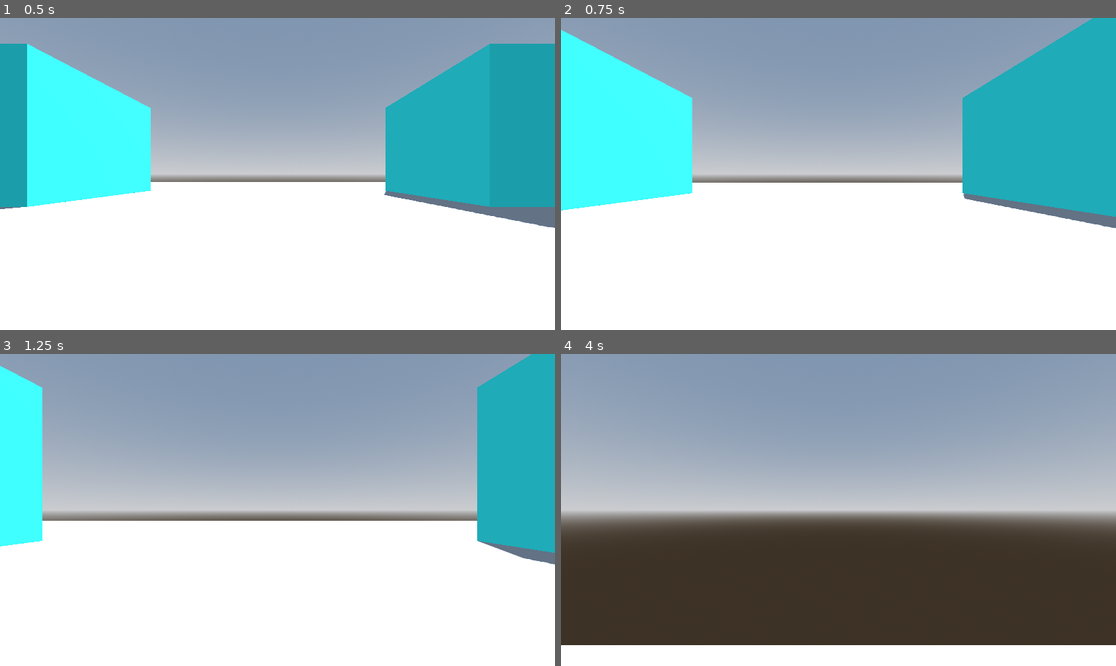
Above: before the commit, frames 1-4 (two rows, left to right).
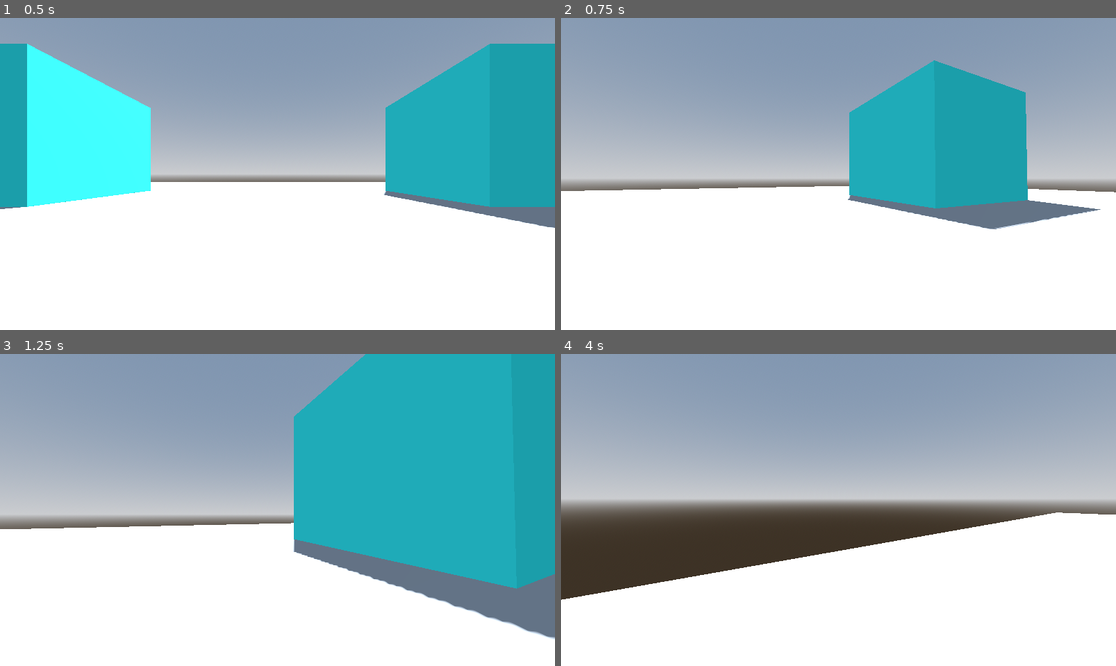
Above: after the commit, the same moments.

Repository: NotCottonBall/GhostBuster
Game: Godot game, scene res://Scenes/TestScene.tscn
Two runs of this game, one before a commit and one after it. Both use one fixed random seed, a clock stepped at 60 frames per second and the inputs below.
Inputs (mouse positions are in pixels of both pictures, inside the frame that each line leads up to):
- Up to frame 1 (0.5 s): no input
- Up to frame 2 (0.75 s): tap Enter at 0.5 s; move the mouse to (866, 174) at 0.52 s; hold W (MoveForward) from 0.53 s (still down); hold Shift (Sprint) from 0.53 s (still down)
- Up to frame 3 (1.25 s): keep holding W (MoveForward); keep holding Shift (Sprint)
- Up to frame 4 (4 s): keep holding W (MoveForward); move the mouse to (810, 510) at 1.27 s; release Shift (Sprint) at 1.28 s; tap Shift (Sprint) at 1.35, 2.85 s; move the mouse to (849, 503) at 2.02 s; hold Shift (Sprint) 2.03-2.78 s; move the mouse to (832, 516) at 2.77 s; move the mouse to (877, 513) at 3.52 s; hold Shift (Sprint) from 3.53 s (still down)

Frame 1 is identical in both runs. In frame 2, 31% of the frame differs, in the area x 0-100%, y 0-68%; in frame 3, 33%; in frame 4, 37%, in the area x 0-100%, y 46-94%.

Commit message:
added a player controller

Diff:
--- a/Scripts/PlayerController.gd
+++ b/Scripts/PlayerController.gd
@@ -3,16 +3,24 @@
 
 var m_CurrentPlayerSpeed: float = 0.0
 var m_CurrentPlayerStamina: float = 0.0
+var m_Yaw: float = 0.0
+var m_Pitch: float = 0.0
+
+@export_group("Movement Settings")
 @export var PlayerRunSpeed: float = 8.0
 @export var PlayerWalkSpeed: float = 5.0
 @export var PlayerMaxStamina: float = 100.0
 @export var StaminaReductionRate: float = 30.0
 @export var StaminaGainRate: float = 10.0
 
+@export_group("Camera Settings")
+@export var MouseSensiticity: float = 0.4
+
 func _ready() -> void:
 	m_CurrentPlayerSpeed = PlayerWalkSpeed
 	m_CurrentPlayerStamina = PlayerMaxStamina
 	Input.set_mouse_mode(Input.MOUSE_MODE_CAPTURED)
+	m_Pitch = 0.0
 
 func _process(delta: float) -> void:
 	print(m_CurrentPlayerStamina)
@@ -39,6 +47,15 @@
 	move_and_slide()
 
 
+func _input(event: InputEvent) -> void:
+	if event is InputEventMouseMotion:
+		m_Yaw -= event.relative.x * MouseSensiticity
+		m_Pitch -= event.relative.y * MouseSensiticity
+		m_Pitch = clamp(m_Pitch, -89.0, 89.0)
+
+		rotation_degrees.y = m_Yaw
+		$Head.rotation_degrees.x = m_Pitch
+
 func EnableSprint(delta: float) -> void:
 	m_CurrentPlayerSpeed = PlayerRunSpeed
 	if velocity.length() > 0.0:
